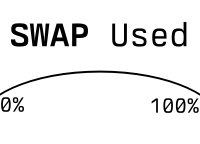
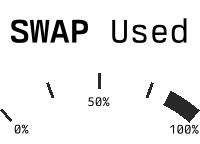
Layers edited between the first and the second 200 × 144 image:
added layer "Background" (1st of 2) above "Background" over [0, 18, 200, 134]
